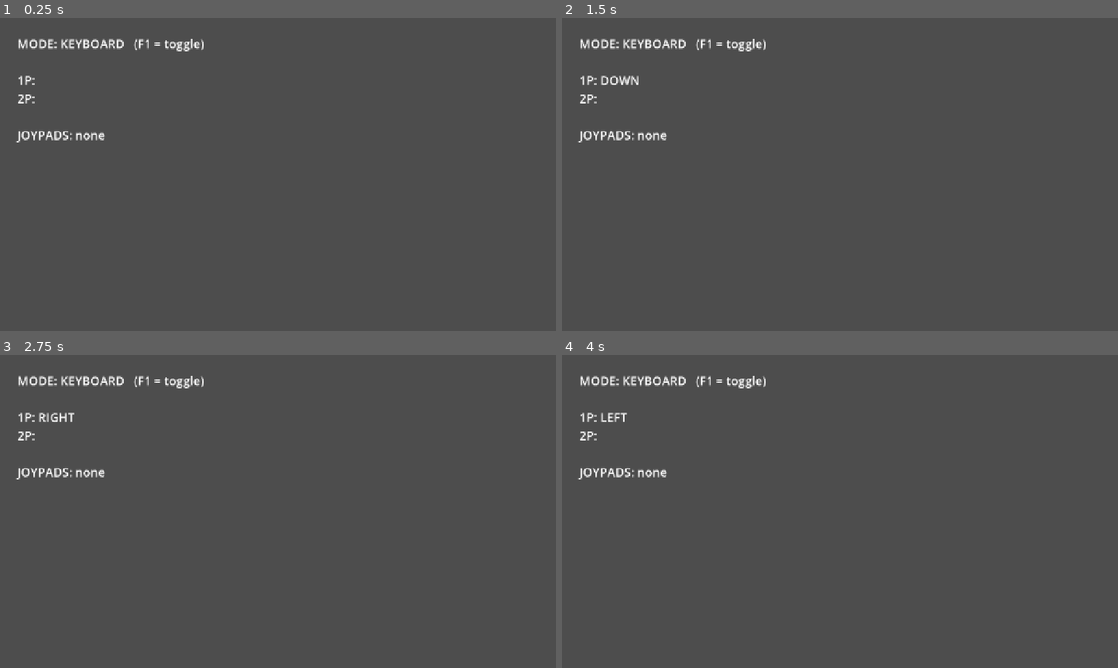
Above: before the commit, frames 1-4 (two rows, left to right).
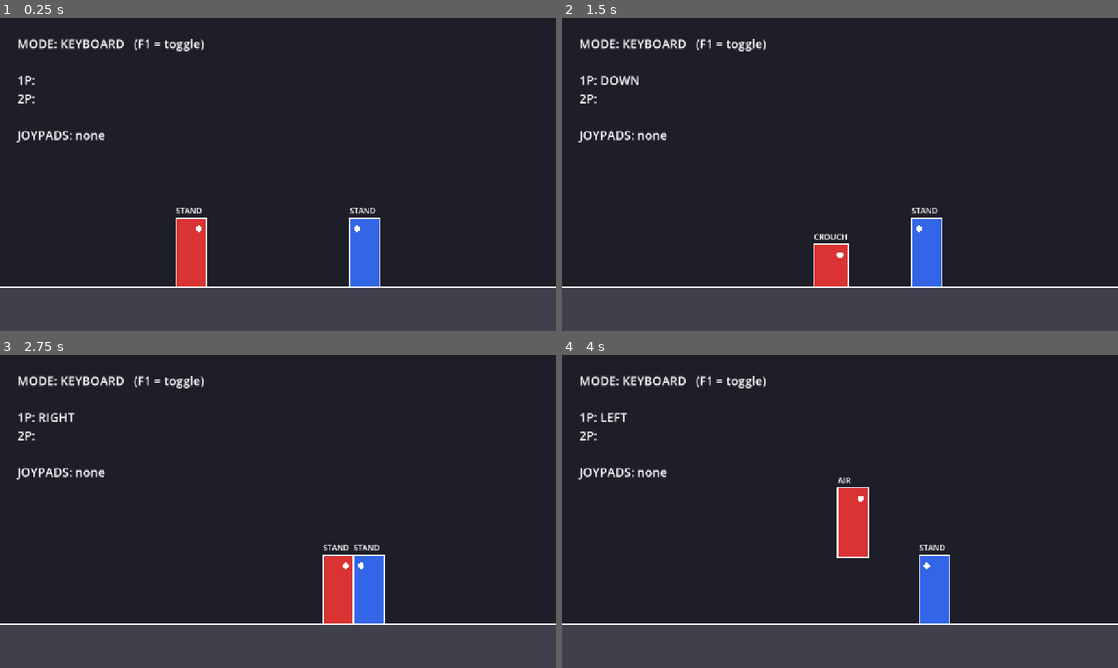
Above: after the commit, the same moments.

Repository: yukituki0/GGJSHS
Game: Godot game, scene res://scenes/main.tscn
Two runs of this game, one before a commit and one after it. Both use one fixed random seed, a clock stepped at 60 frames per second and the inputs below.
Inputs:
- Up to frame 1 (0.25 s): no input
- Up to frame 2 (1.5 s): tap Enter at 0.5 s; hold D 0.53-1.28 s; tap O (p1_hs) at 0.6 s; hold S from 1.28 s (still down); tap Y at 1.35 s
- Up to frame 3 (2.75 s): tap Space at 2 s; release S at 2.03 s; hold D from 2.03 s (still down); tap U at 2.1 s
- Up to frame 4 (4 s): release D at 2.78 s; hold W 2.78-3.53 s; tap I at 2.85 s; hold A (p1_left) from 3.53 s (still down); tap H at 3.6 s

The runs differ from the first frame. In frame 1, 86% of the frame differs, in the area x 0-100%, y 0-87%; in frame 2, 86%; in frame 3, 86%; in frame 4, 86%.

Commit message:
캐릭터 이동 시스템 추가 (길티기어식)
- scripts/fighter.gd: 걷기, 앉기, 점프(대각선/2단), 대시(달리기)/백스텝, 공중 대시, 자동 방향 전환
  모든 시간 값은 프레임 단위, 튜닝 값은 @export로 노출
- scripts/match.gd: 캐릭터 2명 배치, 바닥, 화면 벽, 몸통 밀어내기
  매 프레임 1P -> 2P -> 밀어내기 순서로 처리 고정
- main.tscn: Match + 입력 디버그 표시

Co-Authored-By: Claude Opus 5.5 <noreply@anthropic.com>
Claude-Session: https://claude.ai/code/session_01DkxNRghxDBAgHYk82cYTSd

Diff:
--- a/scenes/main.tscn
+++ b/scenes/main.tscn
@@ -1,6 +1,11 @@
-[gd_scene load_steps=2 format=3]
+[gd_scene load_steps=3 format=3]
 
-[ext_resource type="Script" path="res://scripts/input_debug.gd" id="1_input_debug"]
+[ext_resource type="Script" path="res://scripts/match.gd" id="1_match"]
+[ext_resource type="Script" path="res://scripts/input_debug.gd" id="2_input_debug"]
 
 [node name="Main" type="Node2D"]
-script = ExtResource("1_input_debug")
+script = ExtResource("1_match")
+
+[node name="InputDebug" type="Node2D" parent="."]
+z_index = 10
+script = ExtResource("2_input_debug")
--- /dev/null
+++ b/scripts/fighter.gd
@@ -0,0 +1,227 @@
+class_name Fighter
+extends Node2D
+## 캐릭터 공통 몸통: 이동, 앉기, 점프(2단), 대시/백스텝, 공중 대시
+##
+## 격투겜은 "프레임" 단위로 생각하는 게 편해서, 모든 시간 값은 프레임(1/60초) 단위다.
+## 물리 엔진은 쓰지 않고 위치를 직접 계산한다 (격투겜은 정확한 제어가 더 중요해서).
+## 캐릭터별 기술은 나중에 이 클래스를 상속해서 추가한다.
+
+enum State { STAND, CROUCH, RUN, BACKDASH, PREJUMP, AIR, AIRDASH }
+
+# ── 튜닝 값 (단위: 픽셀 / 프레임) ─────────────────────────
+@export var walk_forward_speed := 4.0
+@export var walk_back_speed := 3.2
+@export var run_speed := 9.0
+@export var jump_velocity := -17.0     # 위쪽이 음수
+@export var double_jump_velocity := -14.0
+@export var jump_forward_speed := 4.5   # 대각선 점프 가로 속도
+@export var gravity := 0.9
+@export var prejump_frames := 4         # 점프 직전 웅크리는 시간
+@export var backdash_frames := 18
+@export var backdash_speed := -8.0
+@export var airdash_frames := 14
+@export var airdash_speed := 11.0
+@export var air_actions := 1            # 공중에서 2단 점프/공중 대시를 몇 번 쓸 수 있나 (둘이 공유)
+
+# ── 몸 크기 (임시 네모 그래픽 + 밀어내기 판정) ─────────────
+const BODY_SIZE := Vector2(70, 160)
+const CROUCH_SIZE := Vector2(80, 100)
+
+var player := 1                 # 1P / 2P
+var color := Color.RED
+var opponent: Fighter
+var ground_y := 600.0           # 바닥 높이 (Match가 정해줌)
+
+var state: State = State.STAND
+var velocity := Vector2.ZERO
+var facing := 1                 # 1 = 오른쪽을 봄, -1 = 왼쪽을 봄
+var state_frame := 0            # 현재 상태에 들어온 뒤 지난 프레임 수
+var air_actions_left := 0
+var _jump_dir := 0              # 점프 직전에 정한 방향 (-1 뒤, 0 제자리, 1 앞)
+
+
+## 1프레임 진행. Match가 매 프레임 1P → 2P 순서로 직접 호출한다 (처리 순서를 고정하려고)
+func tick() -> void:
+	state_frame += 1
+	_update_state()
+	position += velocity
+	queue_redraw()
+
+
+# ── 입력 헬퍼 ─────────────────────────────────────────────
+func _held(action: String) -> bool:
+	return Input.is_action_pressed(InputManager.action_name(player, action))
+
+
+func _pressed(action: String) -> bool:
+	return Input.is_action_just_pressed(InputManager.action_name(player, action))
+
+
+## 좌우 입력을 "상대 기준"으로 바꿔준다: 1 = 앞(상대 쪽), -1 = 뒤, 0 = 없음
+func _input_forward() -> int:
+	var x := int(_held("right")) - int(_held("left"))
+	return x * facing
+
+
+func is_on_ground() -> bool:
+	return position.y >= ground_y
+
+
+# ── 상태 머신 ─────────────────────────────────────────────
+func _change_state(new_state: State) -> void:
+	state = new_state
+	state_frame = 0
+
+
+func _update_state() -> void:
+	match state:
+		State.STAND, State.CROUCH:
+			_ground_neutral()
+		State.RUN:
+			_run()
+		State.BACKDASH:
+			_backdash()
+		State.PREJUMP:
+			_prejump()
+		State.AIR:
+			_air()
+		State.AIRDASH:
+			_airdash()
+
+
+## 서 있거나 앉아 있을 때: 걷기, 앉기, 점프, 대시 시작
+func _ground_neutral() -> void:
+	_face_opponent()
+	var fwd := _input_forward()
+
+	if _held("up"):
+		_start_prejump(fwd)
+		return
+	if _pressed("dash"):
+		if fwd < 0:
+			_change_state(State.BACKDASH)
+		else:
+			_change_state(State.RUN)
+		return
+
+	if _held("down"):
+		if state != State.CROUCH:
+			_change_state(State.CROUCH)
+		velocity.x = 0
+		return
+
+	if state != State.STAND:
+		_change_state(State.STAND)
+	if fwd > 0:
+		velocity.x = walk_forward_speed * facing
+	elif fwd < 0:
+		velocity.x = -walk_back_speed * facing
+	else:
+		velocity.x = 0
+
+
+## 달리기: 대시 버튼이나 앞 방향을 누르고 있는 동안 계속 달린다
+func _run() -> void:
+	if _held("up"):
+		_start_prejump(1)
+		return
+	var fwd := _input_forward()
+	if fwd >= 0 and (_held("dash") or fwd > 0):
+		velocity.x = run_speed * facing
+	else:
+		velocity.x = 0
+		_change_state(State.STAND)
+
+
+## 백스텝: 정해진 프레임 동안 뒤로 빠진다 (도중에 다른 행동 불가)
+func _backdash() -> void:
+	velocity.x = backdash_speed * facing
+	if state_frame >= backdash_frames:
+		velocity.x = 0
+		_change_state(State.STAND)
+
+
+func _start_prejump(dir: int) -> void:
+	_jump_dir = dir
+	velocity.x = 0
+	_change_state(State.PREJUMP)
+
+
+## 점프 직전 웅크림. 끝나면 실제로 뛰어오른다
+func _prejump() -> void:
+	if state_frame >= prejump_frames:
+		# 웅크리는 동안 방향을 바꿨으면 그걸 따른다
+		var fwd := _input_forward()
+		if fwd != 0:
+			_jump_dir = fwd
+		var speed := run_speed if _jump_dir > 0 and _held("dash") else jump_forward_speed
+		velocity = Vector2(_jump_dir * speed * facing, jump_velocity)
+		air_actions_left = air_actions
+		_change_state(State.AIR)
+
+
+## 공중: 중력, 2단 점프, 공중 대시, 착지
+func _air() -> void:
+	velocity.y += gravity
+
+	if air_actions_left > 0:
+		if _pressed("up"):
+			air_actions_left -= 1
+			velocity = Vector2(_input_forward() * jump_forward_speed * facing, double_jump_velocity)
+		elif _pressed("dash"):
+			air_actions_left -= 1
+			var dir := -1 if _input_forward() < 0 else 1
+			velocity = Vector2(dir * airdash_speed * facing, 0)
+			_change_state(State.AIRDASH)
+			return
+
+	if position.y + velocity.y >= ground_y:
+		_land()
+
+
+## 공중 대시: 정해진 프레임 동안 중력 없이 수평으로 날아간다
+func _airdash() -> void:
+	velocity.y = 0
+	if state_frame >= airdash_frames:
+		velocity.x *= 0.4  # 대시가 끝나면 속도를 줄이고 다시 떨어진다
+		_change_state(State.AIR)
+
+
+func _land() -> void:
+	position.y = ground_y
+	velocity = Vector2.ZERO
+	_change_state(State.STAND)
+
+
+## 땅에 있을 때만 상대 쪽을 바라본다 (공중에서는 방향 고정)
+func _face_opponent() -> void:
+	if opponent == null:
+		return
+	if opponent.position.x > position.x + 1:
+		facing = 1
+	elif opponent.position.x < position.x - 1:
+		facing = -1
+
+
+# ── 판정용 몸통 (밀어내기에 사용) ─────────────────────────
+func body_size() -> Vector2:
+	return CROUCH_SIZE if state == State.CROUCH or state == State.PREJUMP else BODY_SIZE
+
+
+## 발 위치(position)를 기준으로 한 몸통 사각형
+func body_rect() -> Rect2:
+	var size := body_size()
+	return Rect2(position.x - size.x / 2, position.y - size.y, size.x, size.y)
+
+
+# ── 임시 그래픽 ───────────────────────────────────────────
+func _draw() -> void:
+	var size := body_size()
+	var rect := Rect2(-size.x / 2, -size.y, size.x, size.y)
+	draw_rect(rect, color)
+	draw_rect(rect, Color.WHITE, false, 3.0)
+	# 바라보는 방향 표시 (눈)
+	draw_circle(Vector2(facing * size.x * 0.25, -size.y + 25), 7, Color.WHITE)
+	# 디버그: 현재 상태 이름
+	draw_string(ThemeDB.fallback_font, Vector2(-size.x / 2, -size.y - 10),
+			State.keys()[state], HORIZONTAL_ALIGNMENT_LEFT, -1, 18)
--- /dev/null
+++ b/scripts/match.gd
@@ -0,0 +1,70 @@
+extends Node2D
+## 대전 화면: 캐릭터 2명 배치, 바닥, 화면 벽, 서로 밀어내기
+##
+## 지금은 카메라가 고정이라 "스테이지 = 화면"이고, 양쪽 벽이 최대 거리 제한 역할을 한다.
+
+const GROUND_Y := 620.0
+const WALL_LEFT := 40.0
+const WALL_RIGHT := 1240.0
+
+var p1: Fighter
+var p2: Fighter
+
+
+func _ready() -> void:
+	p1 = _spawn(1, Color(0.85, 0.2, 0.2), 440)
+	p2 = _spawn(2, Color(0.2, 0.4, 0.9), 840)
+	p1.opponent = p2
+	p2.opponent = p1
+
+
+func _spawn(player: int, color: Color, x: float) -> Fighter:
+	var f := Fighter.new()
+	f.player = player
+	f.color = color
+	f.ground_y = GROUND_Y
+	f.position = Vector2(x, GROUND_Y)
+	add_child(f)
+	return f
+
+
+## 매 프레임: 1P 이동 → 2P 이동 → 밀어내기 (항상 이 순서)
+func _physics_process(_delta: float) -> void:
+	p1.tick()
+	p2.tick()
+	_resolve_push()
+
+
+## 두 몸통이 겹치면 반씩 밀어내고, 벽 밖으로 못 나가게 막는다
+func _resolve_push() -> void:
+	if p1.body_rect().intersects(p2.body_rect()):
+		var p1_is_left := p1.position.x < p2.position.x \
+				or (p1.position.x == p2.position.x and p1.facing == 1)
+		var left := p1 if p1_is_left else p2
+		var right := p2 if p1_is_left else p1
+		var overlap := left.body_rect().end.x - right.body_rect().position.x
+		left.position.x -= overlap / 2
+		right.position.x += overlap / 2
+		_clamp_to_walls(left)
+		_clamp_to_walls(right)
+		# 한쪽이 벽에 막혀서 덜 밀렸으면, 나머지를 반대쪽 캐릭터가 마저 밀린다
+		overlap = left.body_rect().end.x - right.body_rect().position.x
+		if overlap > 0:
+			if left.body_rect().position.x <= WALL_LEFT:
+				right.position.x += overlap
+			else:
+				left.position.x -= overlap
+	_clamp_to_walls(p1)
+	_clamp_to_walls(p2)
+
+
+func _clamp_to_walls(f: Fighter) -> void:
+	var half := f.body_size().x / 2
+	f.position.x = clampf(f.position.x, WALL_LEFT + half, WALL_RIGHT - half)
+
+
+func _draw() -> void:
+	# 배경과 바닥
+	draw_rect(Rect2(0, 0, 1280, 720), Color(0.12, 0.12, 0.16))
+	draw_rect(Rect2(0, GROUND_Y, 1280, 720 - GROUND_Y), Color(0.25, 0.25, 0.3))
+	draw_line(Vector2(0, GROUND_Y), Vector2(1280, GROUND_Y), Color.WHITE, 2.0)
